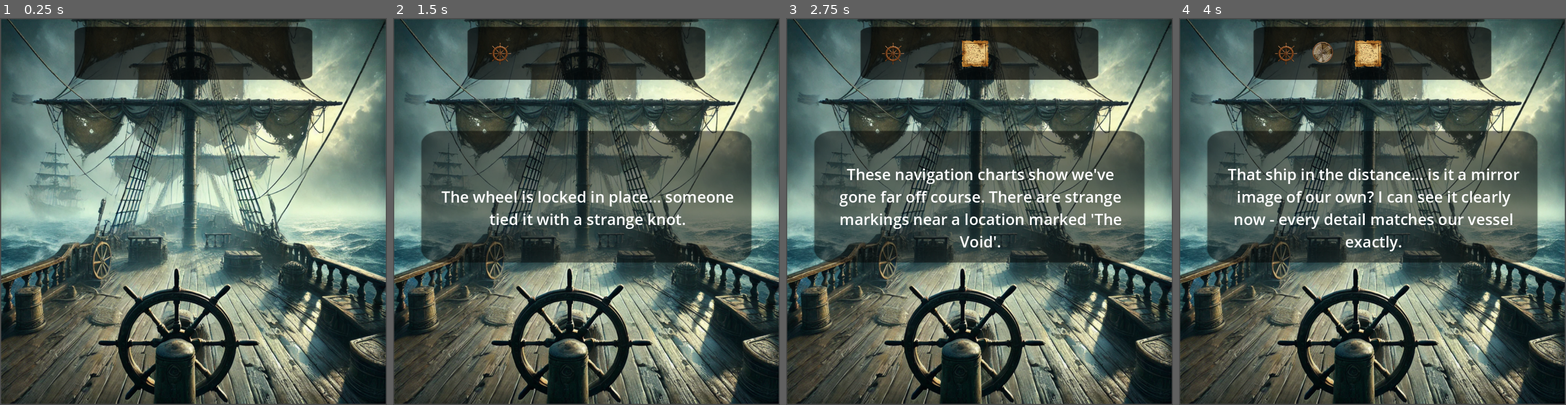
Above: before the commit, frames 1-4 (left to right).
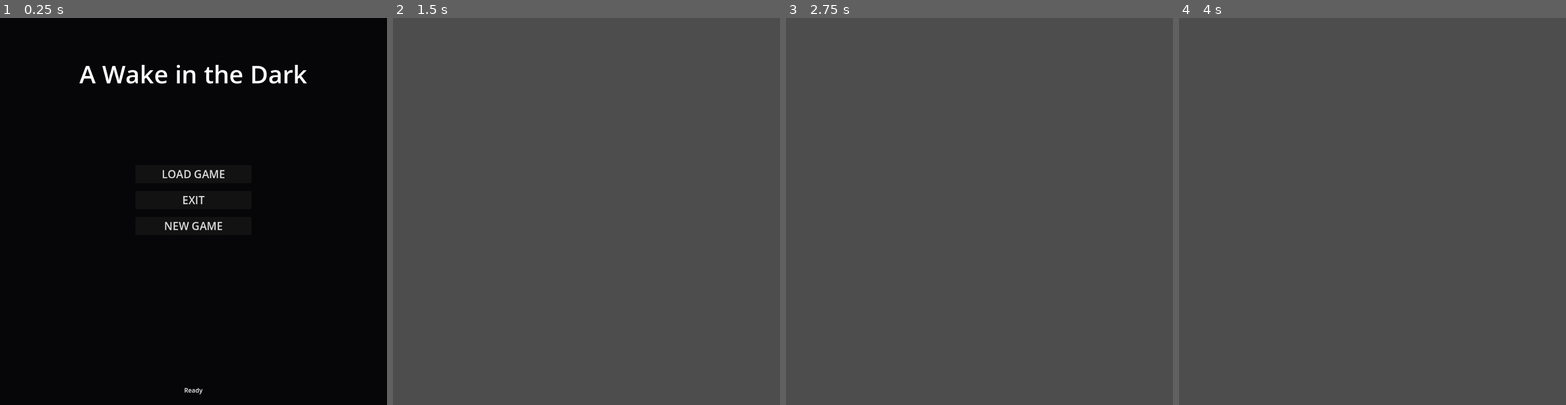
Above: after the commit, the same moments.

Repository: MasonPrather/AWakeInTheDarkKSU
Game: Godot game, scene res://Scenes/main_menu.tscn
Same seed, same stepped clock (60 frames per second), same inputs: the game is played once before the commit and once after it. Before the commit the project starts from res://Scenes/bridge.tscn. Video files are missing from this copy of the repository; at most half a second of black plays in their place.
Inputs (mouse positions are in pixels of both pictures, inside the frame that each line leads up to):
- Up to frame 1 (0.25 s): no input
- Up to frame 2 (1.5 s): click (586, 226) at 0.5 s, where only the run after the commit has a clickable "NEW GAME"; tap Enter at 1.25 s; move the mouse to (571, 343) at 1.27 s; click (571, 343) at 1.42 s
- Up to frame 3 (2.75 s): tap Space at 2 s; move the mouse to (1130, 312) at 2.02 s; click (1130, 312) at 2.17 s
- Up to frame 4 (4 s): tap Enter at 2.75 s; move the mouse to (1504, 196) at 2.77 s; click (1504, 196) at 2.92 s; tap Space at 3.5 s; move the mouse to (1237, 184) at 3.52 s; click (1237, 184) at 3.67 s

The runs differ from the first frame. In frame 1, 89% of the frame differs, in the area x 0-100%, y 0-100%; in frame 2, 76%; in frame 3, 76%; in frame 4, 76%.

Commit message:
last adjustment fix of errors

Diff:
--- a/awakeinthedark/Scripts/SceneScripts/bridge.gd
+++ b/awakeinthedark/Scripts/SceneScripts/bridge.gd
@@ -310,7 +310,7 @@
 	var end_label = RichTextLabel.new()
 	end_label.bbcode_enabled = true
 	# Use larger font size with [font_size] tag
-	end_label.bbcode_text = "[center][font_size=48]You understand now.[/font_size]\n\n[font_size=40]The Compass led the ship into a realm  …(289 unchanged characters)…
+	end_label.bbcode_text = "[center][font_size=48]You understand now.[/font_size]\n\n[font_size=20]The Compass led the ship into a realm  …(289 unchanged characters)…
 
 	# Make the label much larger to fit all text
 	end_label.anchor_left = 0.1
--- a/awakeinthedark/project.godot
+++ b/awakeinthedark/project.godot
@@ -11,7 +11,7 @@
 [application]
 
 config/name="AWakeInTheDark"
-run/main_scene="uid://duhflbec27ivd"
+run/main_scene="uid://rpjwp7wgmjq7"
 config/features=PackedStringArray("4.4", "Mobile")
 config/icon="res://Art/Textures/icon.svg"
 <<<<<<<Updatedupstreamrun/main_scene="uid://duhflbec27ivd"
